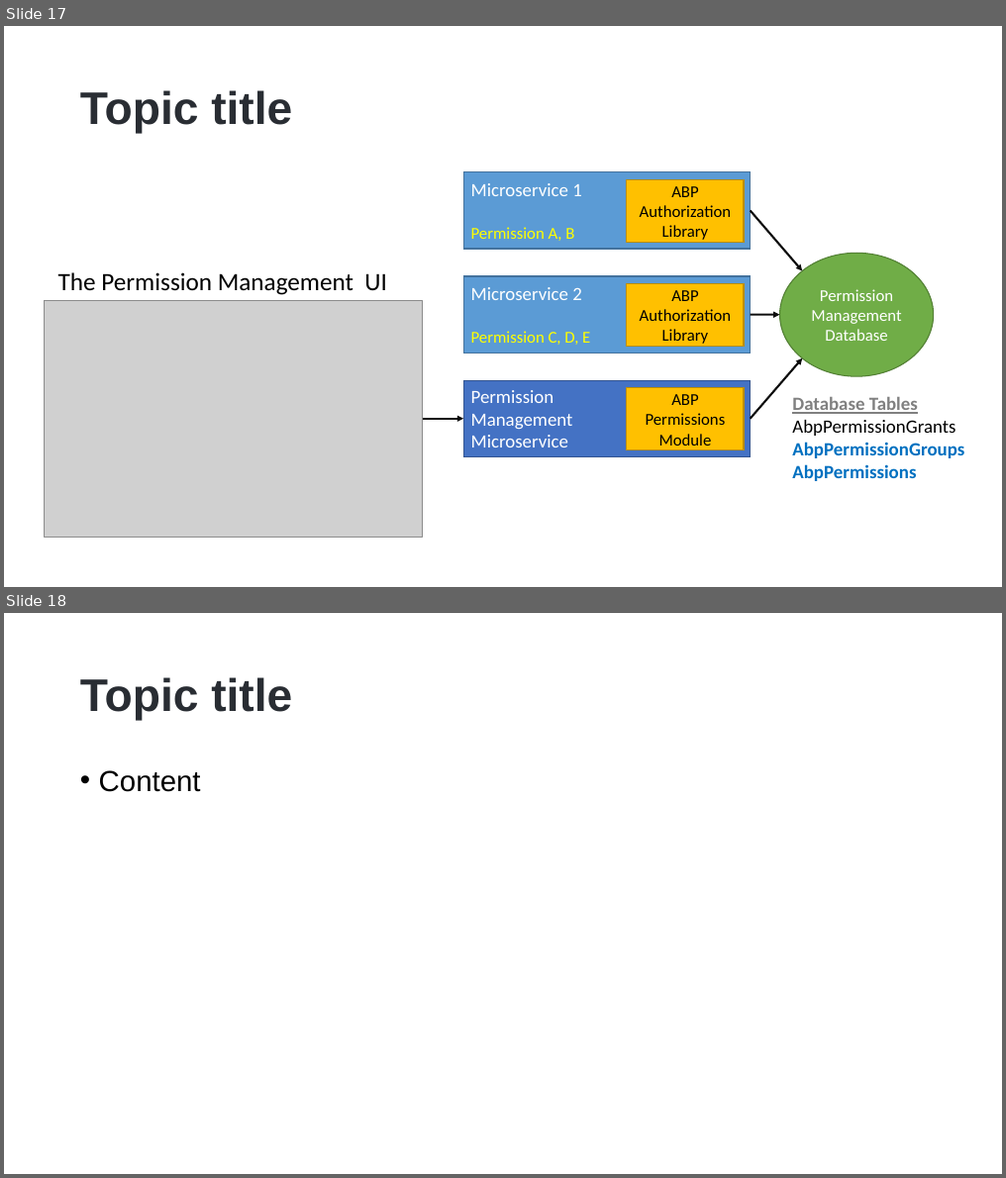
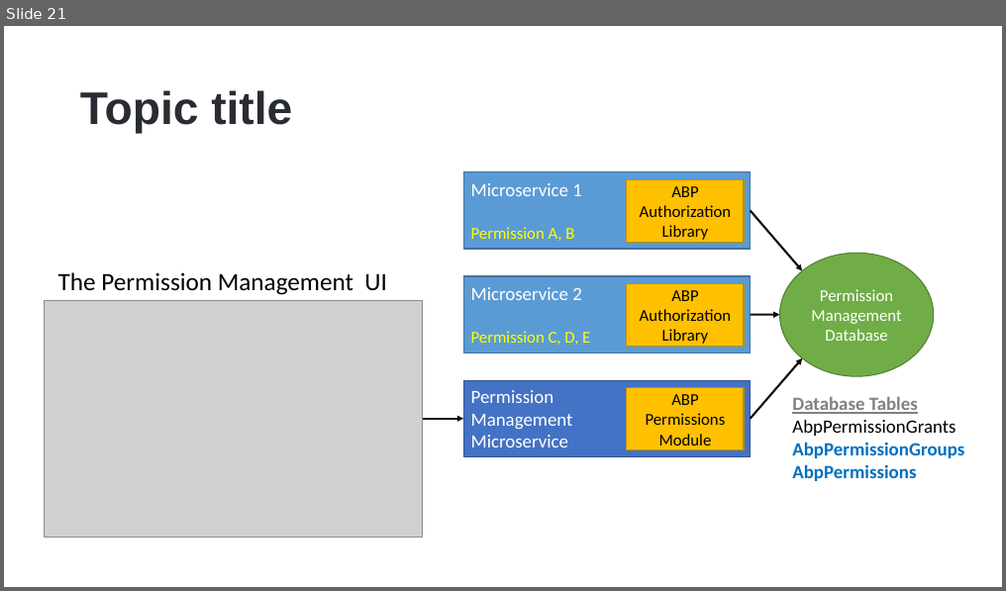
Before and after one commit to hikalkan/presentations, a slide deck: 2022-10-15 Authorization-In-Distributed-Systems/Authorization-In-Distributed-Systems.pptx. Shown one above the other, each under a label of ours: slides 17 and 18 before the commit, slide 21 after it. The pictures are 1006x1178 and 1006x591 pixels, drawn with LibreOffice and Linux fonts; fonts in the diff are those of the drawing; grey boxes stand for pictures; background and template pictures are left out. Boxes give left, top, right and bottom in pixels: in the first picture for what was removed or moved away, otherwise in the second. Text is boxed around its words. In the diff, an @@ line names an element or a change of style, - is before the commit and + after.

```diff
--- a/2022-10-15 Authorization-In-Distributed-Systems/Authorization-In-Distributed-Systems.pptx
+++ b/2022-10-15 Authorization-In-Distributed-Systems/Authorization-In-Distributed-Systems.pptx
@@ slide 18 removed at box(4, 613, 1002, 1174), background picture (left out) @@
@@ title removed at box(80, 677, 292, 721) @@
-Topic title
@@ text removed at box(99, 770, 201, 792) @@
-• Content
@@ what was slide 17 is now slide 21 @@
```
Also in this commit, not shown: 4 slides added, 3 other slides removed.
